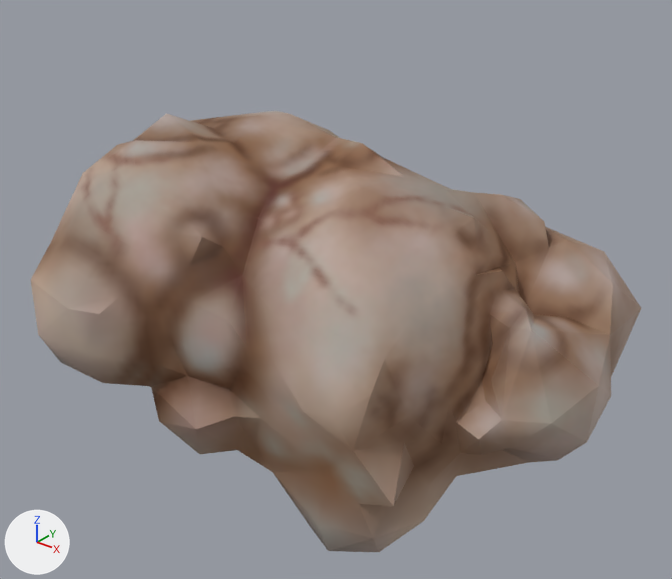
The FBX model RTS/Data/models/corruption/banshira_growth_02.fbx, before and after one commit.
One viewpoint serves both versions: a 50 mm lens placed at (1.333, -1.599, 1.055), pointed at (0.026, 0.034, 0.042). The lights are fixed; the arrows at lower left show +X, +Y and +Z. The first picture is the older version.

The first picture shows 'Banshira_Growth_02'.
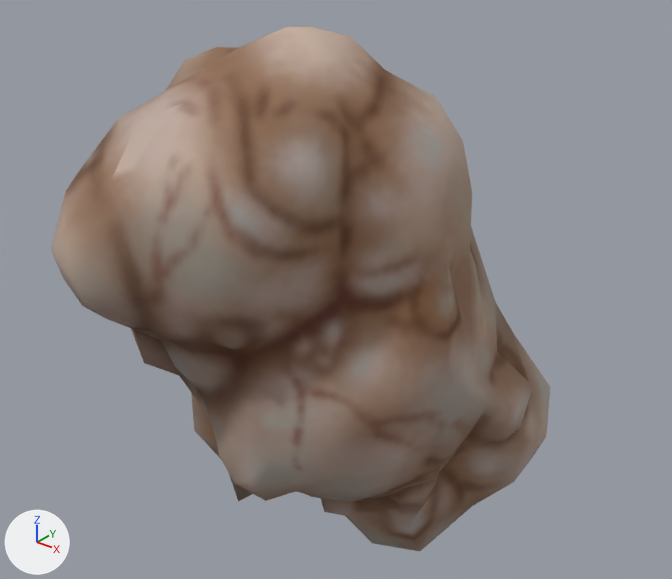
What the commit changed:
me_mesh has 378 vertices, 752 faces and spans x -47.9..47.9, y -69.9..69.9, z -56.7..56.7.
me_mesh is used by ob_banshira_growth_02; location (0.0, 0.0, 0.0); rotation (0.748, -1.035, 0.748), in degrees (43, -59, 43); scale (0.01, 0.01, 0.01).
me_mesh part 1: edges marked sharp go from 649 to 0.
Object 'Banshira_Growth_02' (ob_banshira_growth_02) turns from (43, -59, 43) to (90, 0, 0) degrees about x, y and z.

Boxes (x1, y1, x2, y2) around the edits, measured in the pictures (672 x 579 px):
'Banshira_Growth_02', shading changed, turned: before (31, 110, 641, 552); after (51, 27, 550, 551)
